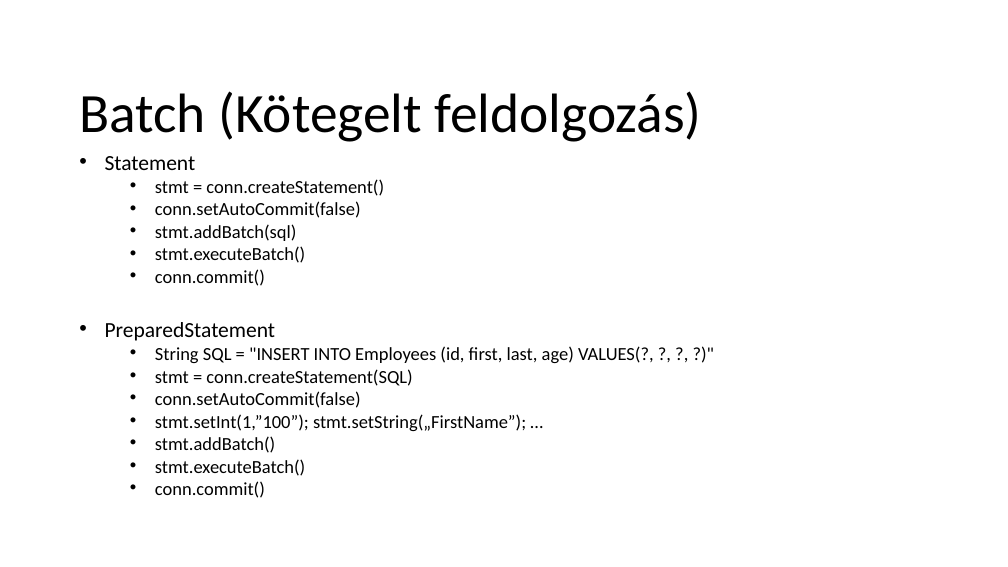
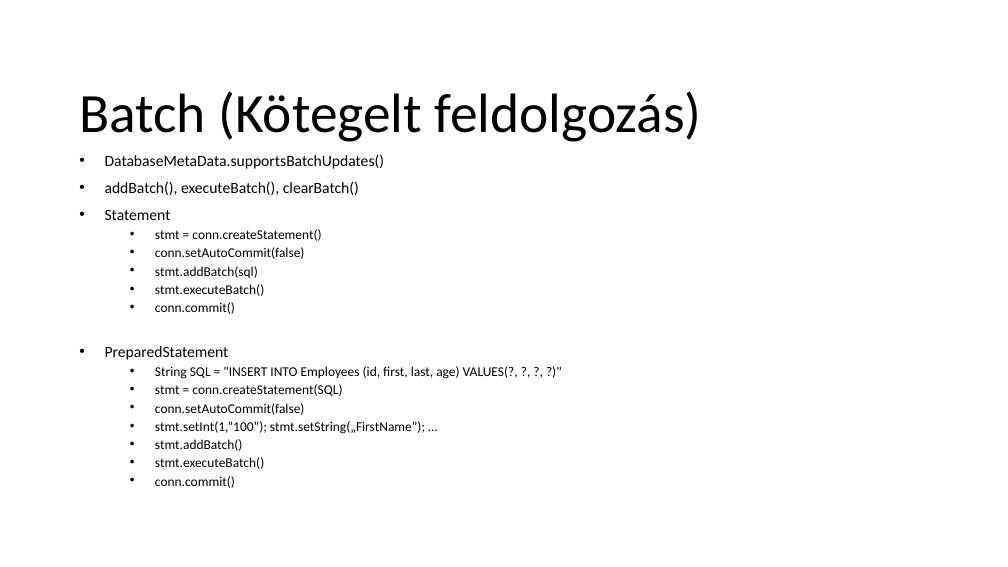
Before and after one commit to schonherz-java-ee-2016-spring/education, a slide deck: slide 14 of documentation/09_JDBC/doc/Java training 37 - JDBC.pptx. Drawn at 1008x567 pixels with LibreOffice and Linux fonts; fonts in the diff are those of the drawing; background and template pictures are left out. Boxes give left, top, right and bottom in pixels: in the first picture for what was removed or moved away, otherwise in the second. Text is boxed around its words. In the diff, an @@ line names an element or a change of style, - is before the commit and + after.

Commit message:
JDBC anyagkiegészítés

```diff
--- a/documentation/09_JDBC/doc/Java training 37 - JDBC.pptx
+++ b/documentation/09_JDBC/doc/Java training 37 - JDBC.pptx
@@ text at box(105, 154, 385, 195): paragraphs added @@
+• DatabaseMetaData.supportsBatchUpdates()
+• addBatch(), executeBatch(), clearBatch()
@@ text at box(105, 210, 518, 488): size 15.4 to 11.2 pt in "Statement", "PreparedStatement"; size 13.2 to 9.6 pt in "stmt = conn.createStatement()", "conn.setAutoCommit(false)", "stmt.addBatch(sql)", "stmt.executeBatch()" and 8 more places @@
```
